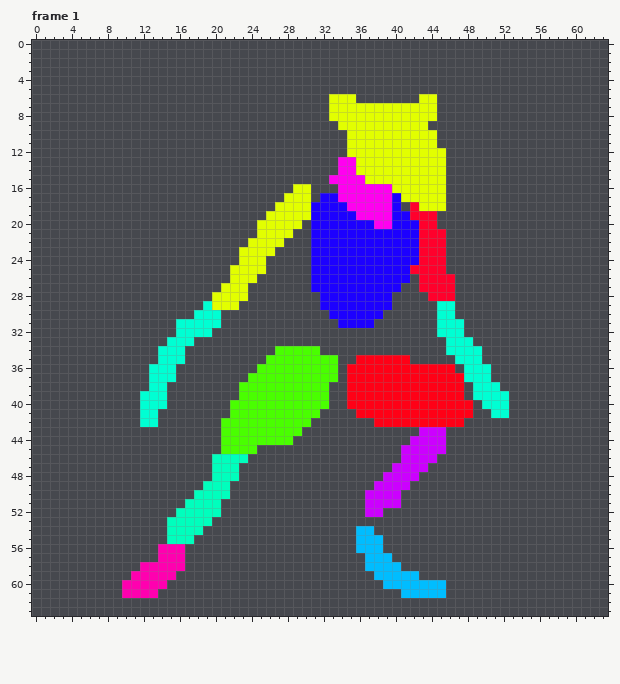
Two versions of one pixel-art file, sprites/MC/MCVF2.0.aseprite. That is the earlier state.
64x64 pixels, 2 frames. Shown: frame 1. The commit also changed other frames, which this record leaves out.
After:
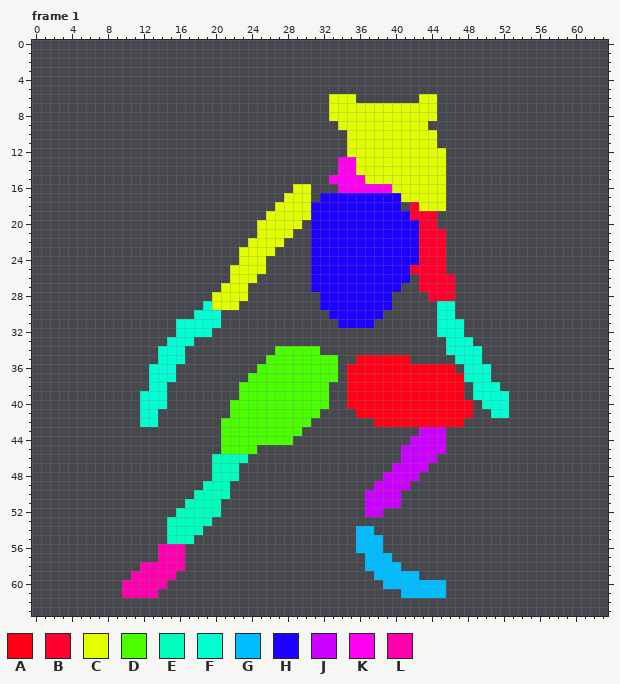
Palette (. is transparent): A #ff0016  B #ff002c  C #e2ff00  D #49ff00  E #00ffbd  F #00ffd3  G #00bdff  H #1d00ff  J #cc00ff  K #ff00f0  L #ff00af
Commit message: commiting from pc, editting run animation
Diff:
--- frame 1
@@ x 32..41 @@
 16 ..KKKKKKCC
-17 HHKKKKKKHC
-18 HHHKKKKKH.
-19 HHHHKKKKHH
-20 HHHHHHKKHH
+17 HHHHHHHHHC
+18 HHHHHHHHH.
+19 HHHHHHHHHH
+20 HHHHHHHHHH
 21 HHHHHHHHHH
Where, in picture pixels (left, top, right, bottom), the same in both pictures:
changed: (338, 193, 392, 229)
